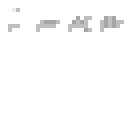
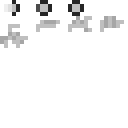
Layer changes from the first (128, 128) image to the second:
renamed "Guns" to "Camada 7", painted on it over (0, 0, 84, 48)
